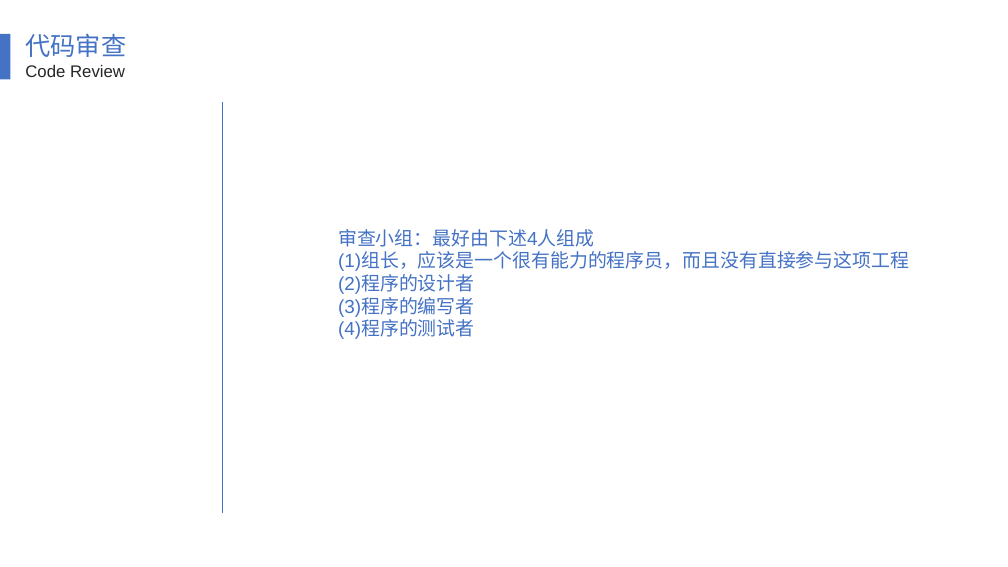
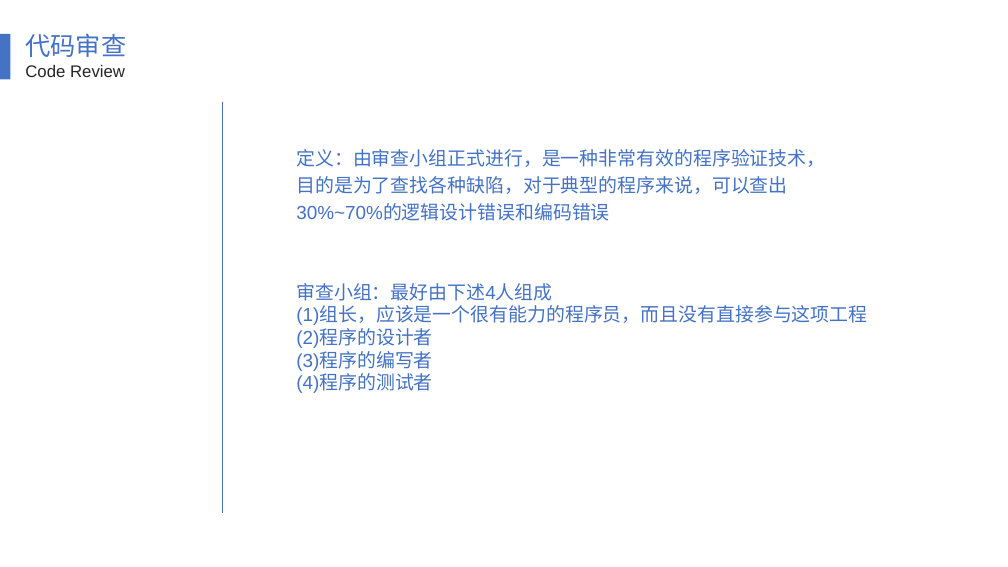
Before and after one commit to SE2018-G11/Chat-helper, a slide deck: slide 11 of 翻转课堂1.pptx (slide 19 before the commit). Drawn at 1008x567 pixels with LibreOffice and Linux fonts; fonts in the diff are those of the drawing. Boxes give left, top, right and bottom in pixels: in the first picture for what was removed or moved away, otherwise in the second. Text is boxed around its words. In the diff, an @@ line names an element or a change of style, - is before the commit and + after.

```diff
--- a/翻转课堂1.pptx
+++ b/翻转课堂1.pptx
@@ text added at [296,149,825,221], 18 pt, text #4472C4 @@
+定义：由审查小组正式进行，是一种非常有效的程序验证技术，目的是为了查找各种缺陷，对于典型的程序来说，可以查出30%~70%的逻辑设计错误和编码错误
@@ text "审查小组：最好由下述4人组成": place and size @@
-text "审查小组：最好由下述4人组成" at [338,229,909,339]
+text "审查小组：最好由下述4人组成" at [296,283,867,393]
```
Also in this commit, not shown: 14 other slides changed, 14 slides removed.
